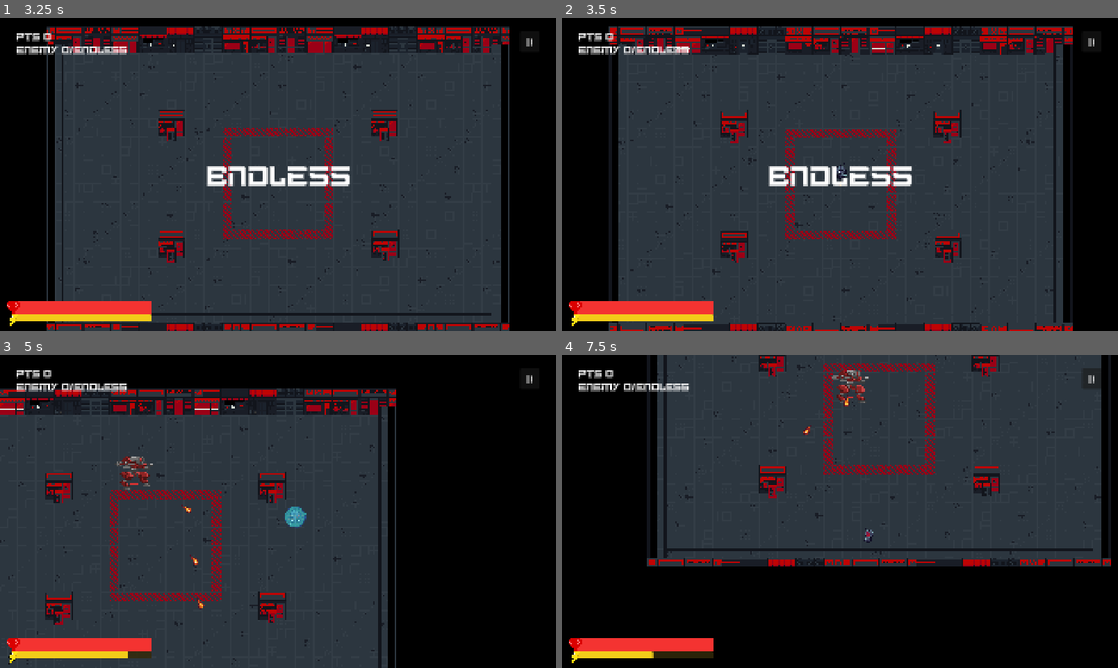
Above: before the commit, frames 1-4 (two rows, left to right).
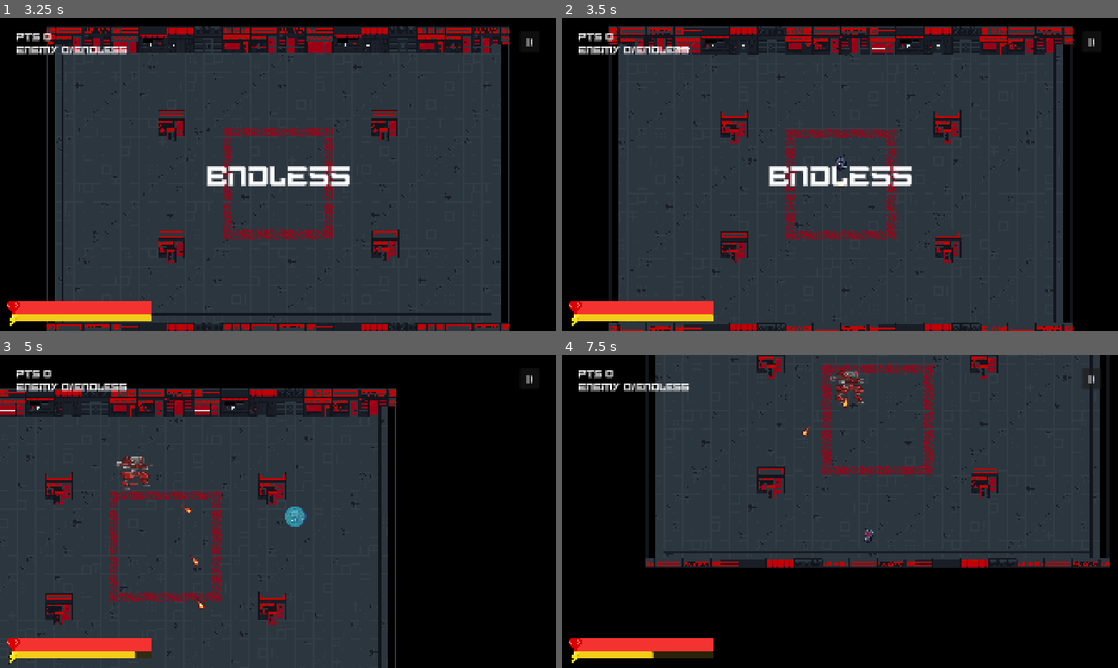
Above: after the commit, the same moments.

Repository: Oncomito/BBArsenal
Game: Godot game, scene res://scenes/ui/splash.tscn
The game is run twice, just before and just after one commit, with the same random seed, the same clock (stepped at 60 frames per second) and the same inputs.
Inputs (mouse positions are in pixels of both pictures, inside the frame that each line leads up to):
- Up to frame 1 (3.25 s): tap Enter (kb_enter) at 0.5 s; move the mouse to (400, 158) at 0.52 s; hold D (player_right) 0.53-1.25 s; hold Enter (kb_enter) 0.53-1.25 s; click (400, 158) at 0.67 s; click "Start" at 1.25 s; click "Endless" at 2 s; move the mouse to (166, 190) at 2.77 s; hold S (player_down) from 2.78 s (still down); tap Space (player_dash) at 2.85 s; click (166, 190) at 2.92 s
- Up to frame 2 (3.5 s): keep holding S (player_down)
- Up to frame 3 (5 s): move the mouse to (333, 442) at 3.52 s; release S (player_down) at 3.53 s; hold D (player_right) 3.53-4.28 s; hold F (player_parry) 3.53-4.28 s; click (333, 442) at 3.67 s; move the mouse to (250, 574) at 4.27 s; hold W (player_up) from 4.28 s (still down); tap C (player_shield) at 4.35 s; click (250, 574) at 4.42 s
- Up to frame 4 (7.5 s): move the mouse to (1006, 558) at 5.02 s; release W (player_up) at 5.03 s; hold Enter (kb_enter) 5.03-5.78 s; hold A (player_left) 5.03-6.53 s; click (1006, 558) at 5.17 s; move the mouse to (673, 464) at 5.77 s; tap Space (player_dash) at 5.85 s; click (673, 464) at 5.92 s; move the mouse to (867, 511) at 6.52 s; hold S (player_down) 6.53-7.28 s; hold F (player_parry) 6.53-7.28 s; click (867, 511) at 6.67 s; move the mouse to (756, 433) at 7.27 s; hold D (player_right) from 7.28 s (still down); tap C (player_shield) at 7.35 s; click (756, 433) at 7.42 s

Frame 1 is identical in both runs. In frame 2, 0.1% of the frame differs, in the area x 49-52%, y 43-55%; in frame 3, 3.7%; in frame 4, 8.0%, in the area x 15-99%, y 0-68%.

Commit message:
fixing the player sometimes stuck when bouncing to enemy

Diff:
--- a/project.godot
+++ b/project.godot
@@ -93,11 +93,8 @@
 }
 player_dash={
 "deadzone": 0.2,
-"events": [Object(InputEventKey,"resource_local_to_scene":fa …(140 unchanged characters)… d":false,"keycode":0,"physical_keycode":4194325,"key_label":0,"unicode":0,"location":1,"echo":false,"script":null)
-, Object(InputEventKey,"resource_local_to_scene":false,"resource_name":"","device":-1,"window_id":0,"alt_pressed":false,"shift_pressed":false,"ctrl_pressed":false,"meta_pressed":false,"pressed":false,"keycode":0,"physical_keycode":4194325,"key_label":0,"unicode":0,"location":0,"echo":false,"script":null)
-, Object(InputEventKey,"resource_local_to_scene":false,"resource_name":"","device":-1,"window_id":0,"alt_pressed":false,"shift_pressed":false,"ctrl_pressed":false,"meta_pressed":false,"pressed":false,"keycode":0,"physical_keycode":32,"key_label":0,"unicode":32,"location":0,"echo":false,"script":null)
+"events": [Object(InputEventKey,"resource_local_to_scene":fa …(140 unchanged characters)… d":false,"keycode":0,"physical_keycode":32,"key_label":0,"unicode":32,"location":0,"echo":false,"script":null)
 , Object(InputEventJoypadButton,"resource_local_to_scene":false,"resource_name":"","device":-1,"button_index":0,"pressure":0.0,"pressed":false,"script":null)
-, Object(InputEventJoypadButton,"resource_local_to_scene":false,"resource_name":"","device":-1,"button_index":10,"pressure":0.0,"pressed":false,"script":null)
 ]
 }
 pause={
@@ -133,19 +130,14 @@
 }
 player_parry={
 "deadzone": 0.2,
-"events": [Object(InputEventMouseButton,"resource_local_to_scene":false,"resource_name":"","device":-1,"window_id":0,"alt_pressed":false,"shift_pressed":false,"ctrl_pressed":false,"meta_pressed":false,"button_mask":0,"position":Vector2(0, 0),"global_position":Vector2(0, 0),"factor":1.0,"button_index":1,"canceled":false,"pressed":false,"double_click":false,"script":null)
-, Object(InputEventKey,"resource_local_to_scene":false,"resource_name":"","device":-1,"window_id":0,"alt_pressed":false,"shift_pressed":false,"ctrl_pressed":false,"meta_pressed":false,"pressed":false,"keycode":0,"physical_keycode":70,"key_label":0,"unicode":0,"location":0,"echo":false,"script":null)
-, Object(InputEventKey,"resource_local_to_scene":false,"resource_name":"","device":-1,"window_id":0,"alt_pressed":false,"shift_pressed":false,"ctrl_pressed":false,"meta_pressed":false,"pressed":false,"keycode":0,"physical_keycode":74,"key_label":0,"unicode":0,"location":0,"echo":false,"script":null)
+"events": [Object(InputEventKey,"resource_local_to_scene":false,"resource_name":"","device":-1,"window_id":0,"alt_pressed":false,"shift_pressed":false,"ctrl_pressed":false,"meta_pressed":false,"pressed":false,"keycode":0,"physical_keycode":70,"key_label":0,"unicode":0,"location":0,"echo":false,"script":null)
 , Object(InputEventJoypadButton,"resource_local_to_scene":false,"resource_name":"","device":-1,"button_index":2,"pressure":0.0,"pressed":false,"script":null)
-, Object(InputEventJoypadButton,"resource_local_to_scene":false,"resource_name":"","device":-1,"button_index":9,"pressure":0.0,"pressed":false,"script":null)
 ]
 }
 player_shield={
 "deadzone": 0.2,
-"events": [Object(InputEventMouseButton,"resource_local_to_scene":false,"resource_name":"","device":-1,"window_id":0,"alt_pressed":false,"shift_pressed":false,"ctrl_pressed":false,"meta_pressed":false,"button_mask":0,"position":Vector2(0, 0),"global_position":Vector2(0, 0),"factor":1.0,"button_index":2,"canceled":false,"pressed":false,"double_click":false,"script":null)
-, Object(InputEventKey,"resource_local_to_scene":false,"resource_name":"","device":-1,"window_id":0,"alt_pressed":false,"shift_pressed":false,"ctrl_pressed":false,"meta_pressed":false,"pressed":false,"keycode":0,"physical_keycode":67,"key_label":0,"unicode":99,"location":0,"echo":false,"script":null)
+"events": [Object(InputEventKey,"resource_local_to_scene":false,"resource_name":"","device":-1,"window_id":0,"alt_pressed":false,"shift_pressed":false,"ctrl_pressed":false,"meta_pressed":false,"pressed":false,"keycode":0,"physical_keycode":67,"key_label":0,"unicode":99,"location":0,"echo":false,"script":null)
 , Object(InputEventJoypadButton,"resource_local_to_scene":false,"resource_name":"","device":-1,"button_index":1,"pressure":0.0,"pressed":true,"script":null)
-, Object(InputEventJoypadMotion,"resource_local_to_scene":false,"resource_name":"","device":-1,"axis":5,"axis_value":1.0,"script":null)
 ]
 }
 
--- a/scenes/enemies/mecha.gd
+++ b/scenes/enemies/mecha.gd
@@ -26,8 +26,6 @@
 
 @onready var animated_sprite: AnimatedSprite2D = $AnimatedSprite2D
 @onready var hitbox: Area2D = $Hitbox
-@onready var hurtbox: Area2D = $Hurtbox
-
 
 func _ready() -> void:
 	add_to_group("enemy")
@@ -51,9 +49,6 @@
 		if not hitbox.body_exited.is_connected(_on_hitbox_body_exited):
 			hitbox.body_exited.connect(_on_hitbox_body_exited)
 
-	if hurtbox and not hurtbox.area_entered.is_connected(_on_hurtbox_area_entered):
-		hurtbox.area_entered.connect(_on_hurtbox_area_entered)
-
 	_setup_hp_bar()
 
 
@@ -72,8 +67,9 @@
 
 	if is_stomping:
 		if is_instance_valid(player):
+			var dist := global_position.distance_to(player.global_position)
 			var dir := global_position.direction_to(player.global_position)
-			velocity = dir * (speed * 0.3)
+			velocity = dir * (speed * 0.3) if dist > stomp_range else Vector2.ZERO
 			animated_sprite.flip_h = velocity.x < 0
 		else:
 			velocity = Vector2.ZERO
@@ -83,7 +79,7 @@
 	if is_instance_valid(player):
 		var dist := global_position.distance_to(player.global_position)
 		var dir := global_position.direction_to(player.global_position)
-		velocity = dir * speed
+		velocity = dir * speed if dist > stomp_range else Vector2.ZERO
 		animated_sprite.flip_h = velocity.x < 0
 
 
@@ -180,7 +176,7 @@
 	if HIT_EFFECT_SCENE and get_tree().current_scene:
 		var hit := HIT_EFFECT_SCENE.instantiate()
 		hit.global_position = global_position
-		hit.scale = Vector2(3.5, 3.5)
+		hit.scale = Vector2(15.0, 15.0)
 		hit.animation_name = "fire"
 		get_tree().current_scene.call_deferred("add_child", hit)
 
@@ -212,18 +208,9 @@
 	if body.is_in_group("player") and not is_preparing_stomp and not is_stomping:
 		_start_stomp_preparation()
 
-
 func _on_hitbox_body_exited(body: Node2D) -> void:
 	if body.is_in_group("player") and is_preparing_stomp:
 		is_preparing_stomp = false
-
-func _on_hurtbox_area_entered(area: Area2D) -> void:
-	if area.is_in_group("player_hitbox") or area.name == "Hitbox":
-		var attacker := area.get_parent()
-		if is_instance_valid(attacker) and attacker.is_in_group("player"):
-			var dmg: float = float(attacker.get("dash_damage")) if "dash_damage" in attacker else 25.0
-			GameManager.player_energize.emit(5.0)
-			take_damage(dmg)
 
 func _shoot_at_player() -> void:
 	if not is_instance_valid(player):
--- a/scenes/player/player.gd
+++ b/scenes/player/player.gd
@@ -66,6 +66,7 @@
 var is_shield_active: bool = false
 var is_transitioning: bool = false
 var _dash_hit_enemies: Array = []
+var is_charging: bool = false
 
 var _shake_intensity: float = 0.0
 var _shake_timer: float = 0.0
@@ -171,6 +172,7 @@
 			if my_center_position.distance_to(enemy_position) < 200:
 				if enemy.has_method("take_damage"):
 					enemy.take_damage(damage)
+					energize(5.0)
 					_dash_hit_enemies.append(enemy)
 					_on_dash_hit(enemy.global_position)
 
@@ -200,7 +202,7 @@
 			did_bounce = true
 
 	if did_bounce:
-		energize(ceilf(dash_energy_cost / 2))
+		energize(ceilf(dash_energy_cost / 4))
 		_bounce_lock_timer = bounce_lockout
 		if is_dashing:
 			speed = minf(maxf(speed, normal_speed * dash_speed_multiplier) * dash_bounce_factor, 4200.0)
@@ -339,7 +341,7 @@
 
 	camera_shake(14.0, 0.2)
 	AudioManager.play_sfx("ting", 1.8, 3.0)
-	energize(15)
+	energize(10)
 
 func _input_move(delta: float) -> void:
 	var locked := _bounce_lock_timer > 0.0
@@ -350,7 +352,7 @@
 	if input_direction != Vector2.ZERO:
 		if not locked:
 			velocity = velocity.move_toward(input_direction * target_max_speed, acceleration * delta)
-			if not is_dashing:
+			if not is_dashing or is_charging:
 				_update_facing_direction(input_direction)
 			if is_dashing:
 				_play_animation("run_" + facing_direction)
@@ -359,6 +361,8 @@
 	else:
 		if not locked:
 			velocity = velocity.move_toward(Vector2.ZERO, friction * delta)
+			if is_charging:
+				return
 			if is_dashing:
 				_play_animation("run_" + facing_direction)
 			elif not is_attacking:
@@ -404,6 +408,7 @@
 	velocity = dash_dir * speed
 
 	flash_white(0.12)
+	is_charging = true
 	animated_sprite.play("charge_" + facing_direction)
 
 func _get_current_move_speed() -> float:
@@ -576,14 +581,14 @@
 		if HIT_EFFECT_SCENE and get_tree().current_scene:
 			var hit := HIT_EFFECT_SCENE.instantiate()
 			hit.global_position = global_position
-			hit.scale = Vector2(2.8, 2.8)
+			hit.scale = Vector2(5.0, 5.0)
 			hit.animation_name = "holy"
 			get_tree().current_scene.call_deferred("add_child", hit)
 
 		animated_sprite.scale = Vector2(4.7, 3.3)
 		var bounce_tween := create_tween().set_parallel(true)
 		bounce_tween.tween_property(animated_sprite, "scale", Vector2(3.8, 4.2), 0.12).set_trans(Tween.TRANS_SINE).set_ease(Tween.EASE_OUT)
-		bounce_tween.tween_property(animated_sprite, "position", Vector2(1.0, -120.0), 0.12).set_trans(Tween.TRANS_QUAD).set_ease(Tween.EASE_OUT)
+		bounce_tween.tween_property(animated_sprite, "position", Vector2(1.0, -240.0), 0.12).set_trans(Tween.TRANS_QUAD).set_ease(Tween.EASE_OUT)
 		await bounce_tween.finished
 
 		if not is_inside_tree():
@@ -635,3 +640,7 @@
 			return
 
 		await get_tree().create_timer(0.2).timeout
+
+
+func _on_animated_sprite_2d_animation_finished() -> void:
+	pass # Replace with function body.
--- a/scenes/player/player.tscn
+++ b/scenes/player/player.tscn
@@ -475,8 +475,8 @@
 }]
 
 [sub_resource type="CapsuleShape2D" id="CapsuleShape2D_cpwp1"]
-radius = 15.0
-height = 46.0
+radius = 21.0
+height = 62.0
 
 [sub_resource type="CircleShape2D" id="CircleShape2D_behr0"]
 radius = 11.81794
@@ -505,7 +505,8 @@
 frame_progress = 1.0
 
 [node name="CollisionShape2D" type="CollisionShape2D" parent="." unique_id=966692073]
-position = Vector2(0, -29)
+position = Vector2(2, -24)
+rotation = -1.5707964
 shape = SubResource("CapsuleShape2D_cpwp1")
 
 [node name="DashTimer" type="Timer" parent="." unique_id=1126209666]
@@ -533,5 +534,6 @@
 visible = false
 position = Vector2(0, -54)
 
+[connection signal="animation_finished" from="AnimatedSprite2D" to="." method="_on_animated_sprite_2d_animation_finished"]
 [connection signal="timeout" from="DashTimer" to="." method="_on_dash_timer_timeout"]
 [connection signal="timeout" from="ParryTimer" to="." method="_on_parry_timer_timeout"]
